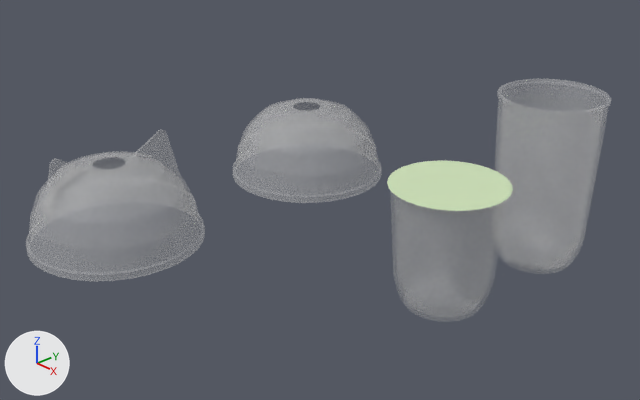
The Blender file Assets/Scenes/main assets/cup3.blend as it was, and as the next commit left it.
Before and after are seen from a 50 mm camera at (1.367, -1.699, 1.314) aimed at (-0.108, -0.365, 0.392). The lights are fixed; the arrows at lower left show +X, +Y and +Z.
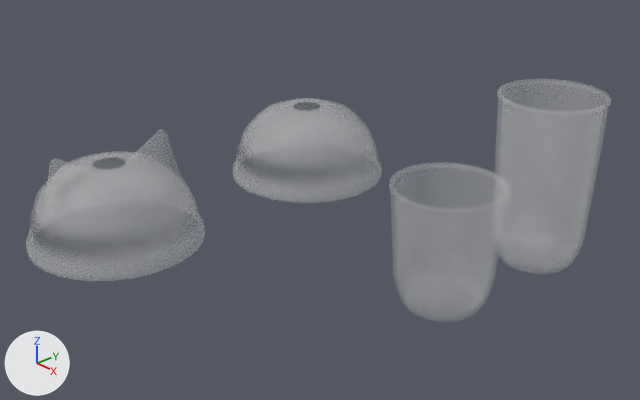
The change in detail:
me_plane_002 has 556 vertices, 564 faces and spans x -2.18..2.18, y -2.18..2.18, z -0.89..1.1.
me_plane_002 is used by ob_plane_002; location (0.0, -0.979, 0.629); scale (0.0755, 0.0755, 0.0976).
me_plane_002 part 1: all faces are now shaded smooth (564 of 564 changed).
me_plane_003 has 544 vertices, 544 faces and spans x -2.18..2.18, y -2.18..2.18, z -0.9..0.67.
me_plane_003 is used by ob_plane_003; location (0.0, -0.501, 0.629); scale (0.0755, 0.0755, 0.0976).
me_plane_003 part 2: all faces are now shaded smooth (544 of 544 changed).
Object 'Plane.004' (ob_plane_004) is now hidden.

What differs and where, as boxes [x1, y1, x2, y2] in the pictures (640 x 400 px):
'Plane.004', hidden (green)
    before: [387, 160, 513, 211]
part 1 of me_plane_002, shading changed
    both: [26, 129, 205, 281]
part 2 of me_plane_003, shading changed
    both: [233, 98, 382, 203]
